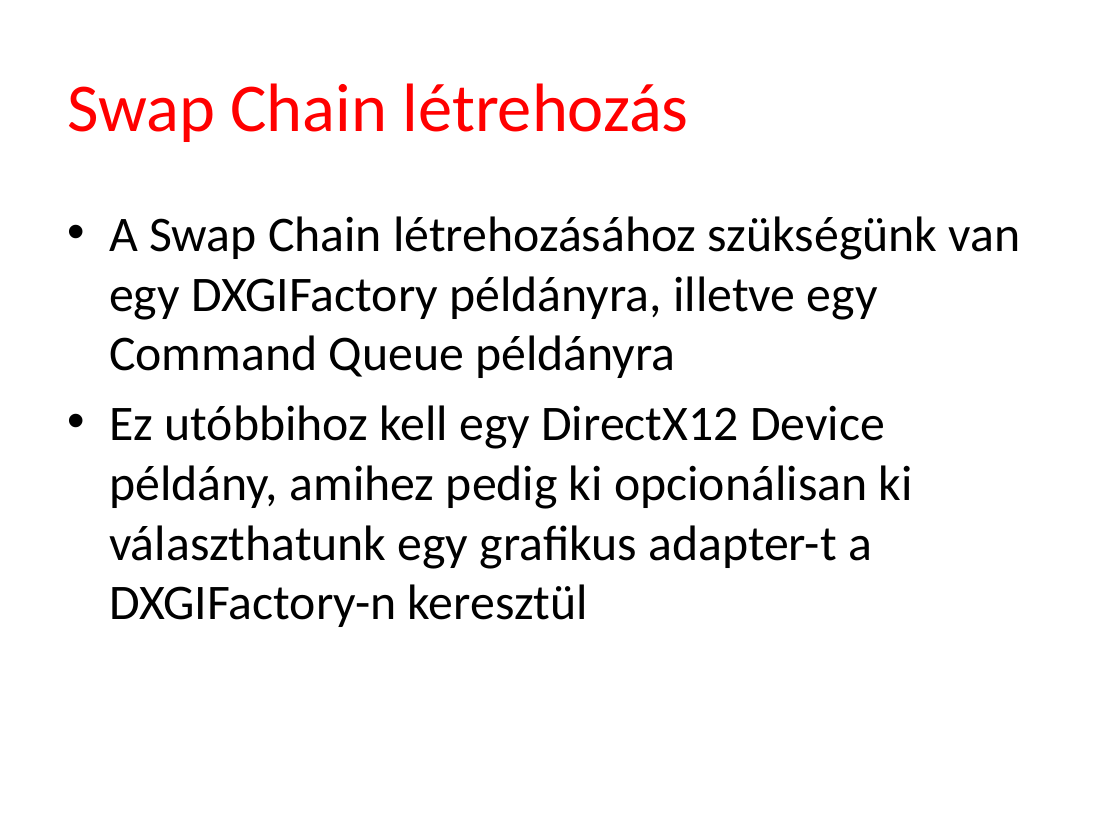
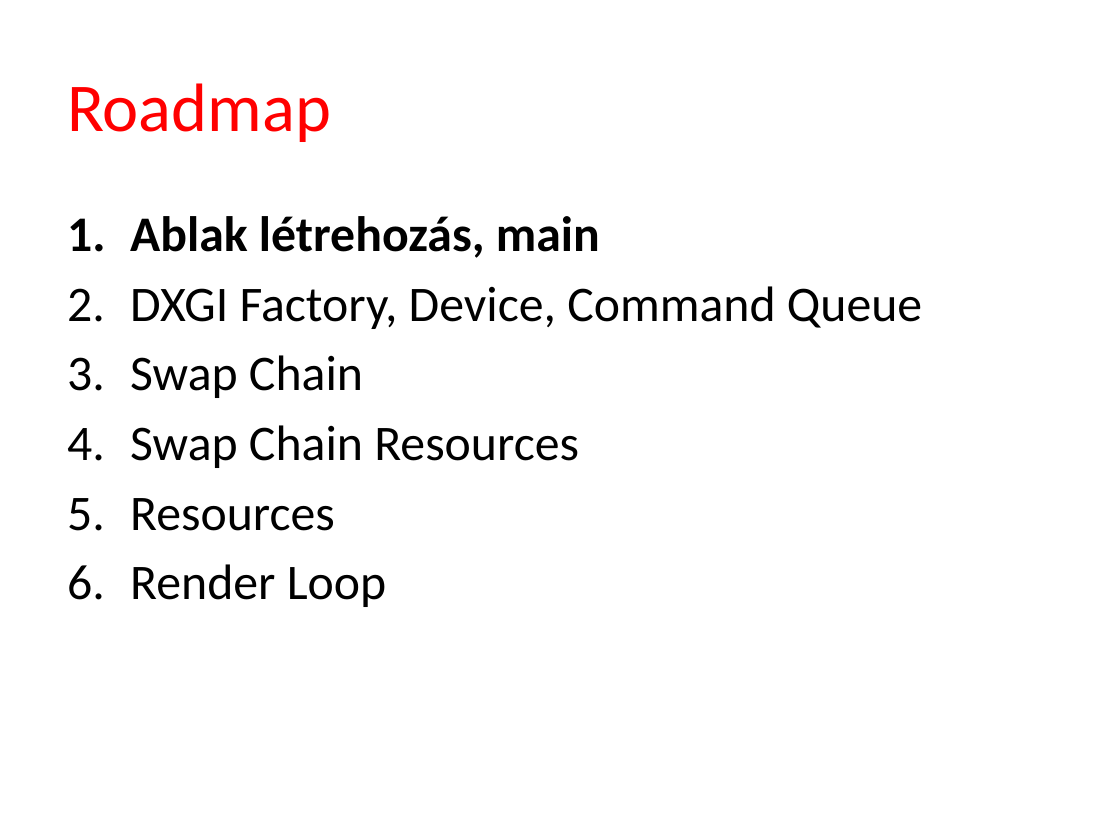
Before and after one commit to tyekx/dx12, a slide deck: slide 10 of Slides/gg000-HelloTriangle.pptx (slide 12 before the commit). Drawn at 1120x840 pixels with LibreOffice and Linux fonts; fonts in the diff are those of the drawing; background and template pictures are left out. Boxes give left, top, right and bottom in pixels: in the first picture for what was removed or moved away, otherwise in the second. Text is boxed around its words. In the diff, an @@ line names an element or a change of style, - is before the commit and + after.

```diff
--- a/Slides/gg000-HelloTriangle.pptx
+++ b/Slides/gg000-HelloTriangle.pptx
@@ title at (67, 83, 331, 142): text changed @@
-Swap Chain létrehozás
+Roadmap
@@ text at (130, 216, 922, 607): text changed @@
-• A Swap Chain létrehozásához szükségünk van egy DXGIFactory példányra, illetve egy Command Queue példányra
-• Ez utóbbihoz kell egy DirectX12 Device példány, amihez pedig ki opcionálisan ki választhatunk egy grafikus adapter-t a DXGIFactory-n keresztül
+1. Ablak létrehozás, main
+2. DXGI Factory, Device, Command Queue
+3. Swap Chain
+4. Swap Chain Resources
+5. Resources
+6. Render Loop
```
Also in this commit, not shown: 11 other slides changed, 17 slides added, 13 slides removed, 4 other files.
